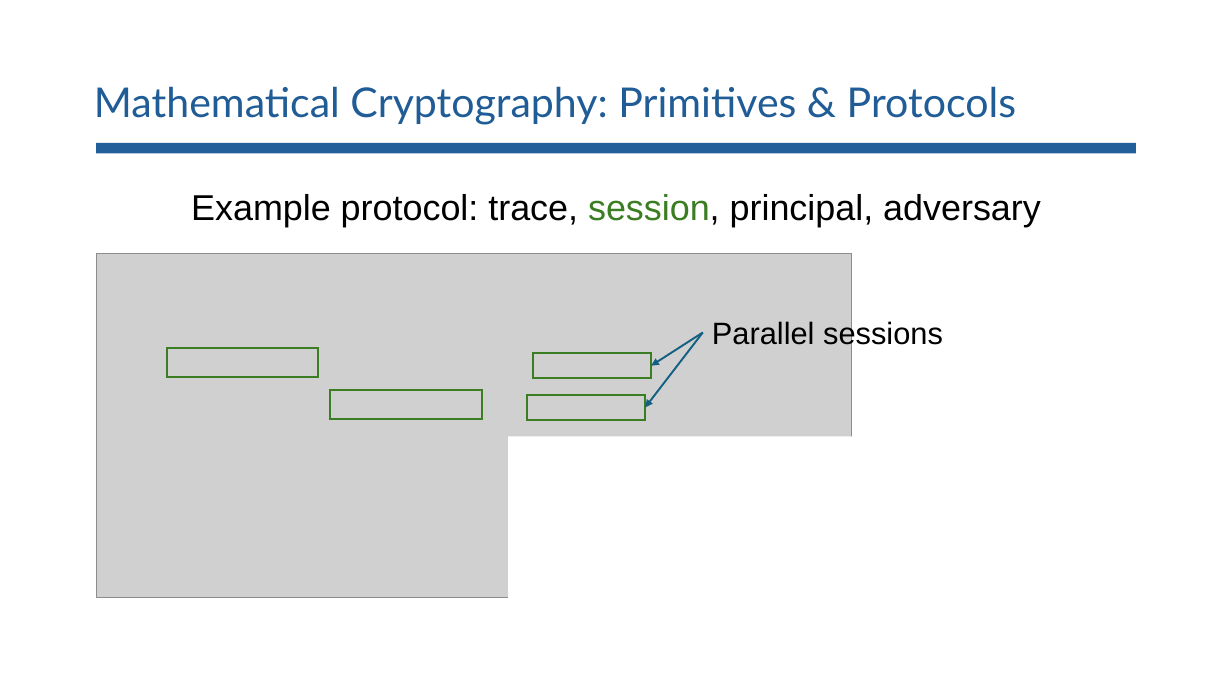
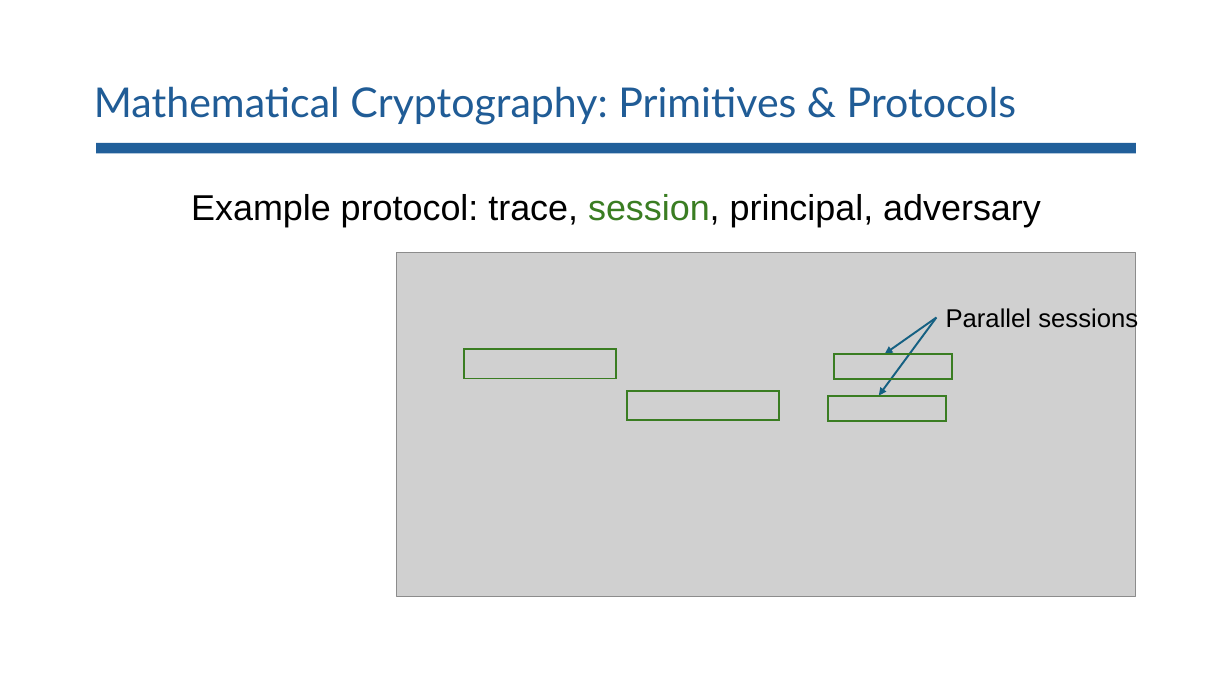
Before and after one commit to lorchrob/comp_slides, a slide deck: slide 12 of comp.pptx (slide 13 before the commit). Drawn at 1232x693 pixels with LibreOffice and Linux fonts; fonts in the diff are those of the drawing; grey boxes stand for pictures. Boxes give left, top, right and bottom in pixels: in the first picture for what was removed or moved away, otherwise in the second. Text is boxed around its words. In the diff, an @@ line names an element or a change of style, - is before the commit and + after.

```diff
--- a/comp.pptx
+++ b/comp.pptx
@@ picture: place and size @@
-picture at bbox=[96, 253, 852, 598]
+picture at bbox=[397, 252, 1137, 597]
@@ text "Parallel sessions": place and size @@
-text "Parallel sessions" at bbox=[712, 320, 943, 350]
+text "Parallel sessions" at bbox=[946, 306, 1138, 333]
@@ text "Parallel sessions" at bbox=[946, 306, 1138, 333]: size 24 to 20 pt @@
@@ arrow moved from (703, 333) - (645, 408) to (936, 318) - (879, 396) @@
@@ arrow moved from (703, 333) - (652, 366) to (936, 318) - (885, 354) @@
@@ rectangle removed at bbox=[166, 348, 318, 378] @@
@@ rectangle: place and size @@
-rectangle at bbox=[533, 353, 652, 379]
+rectangle at bbox=[464, 349, 616, 379]
@@ rectangle added at bbox=[835, 354, 953, 380], outline #3B7D23 1.5 pt @@
@@ rectangle removed at bbox=[330, 390, 482, 420] @@
@@ rectangle: place and size @@
-rectangle at bbox=[527, 395, 645, 421]
+rectangle at bbox=[628, 391, 779, 421]
@@ rectangle added at bbox=[828, 396, 946, 421], outline #3B7D23 1.5 pt @@
@@ rectangle removed at bbox=[508, 436, 939, 630] @@
```
Also in this commit, not shown: 55 other slides changed, 2 slides removed.
